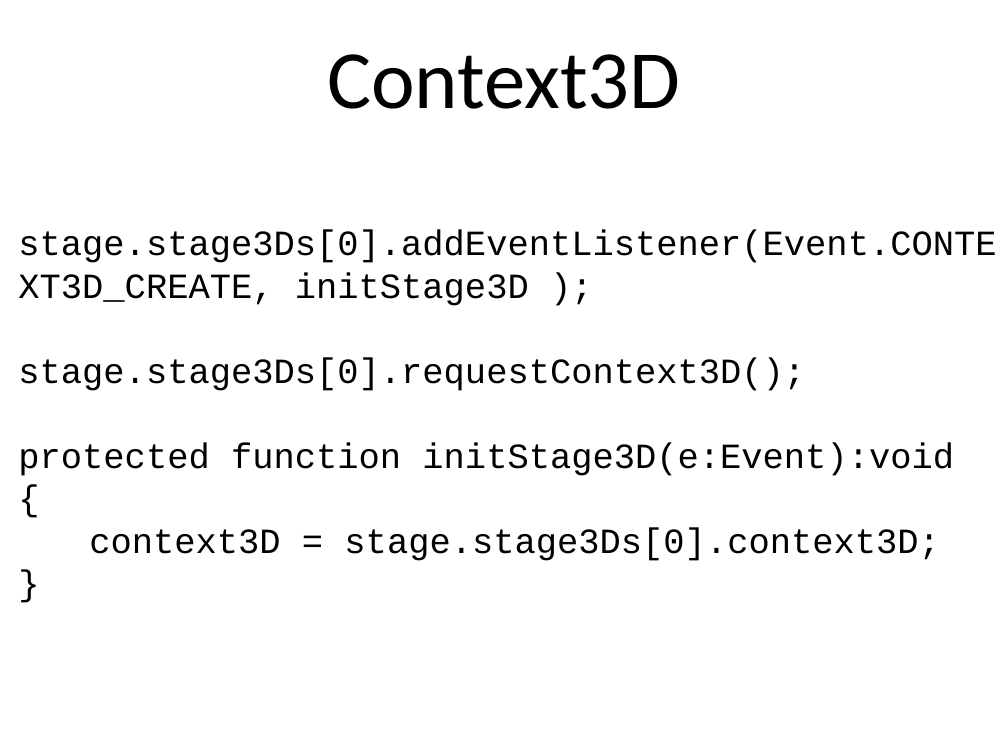
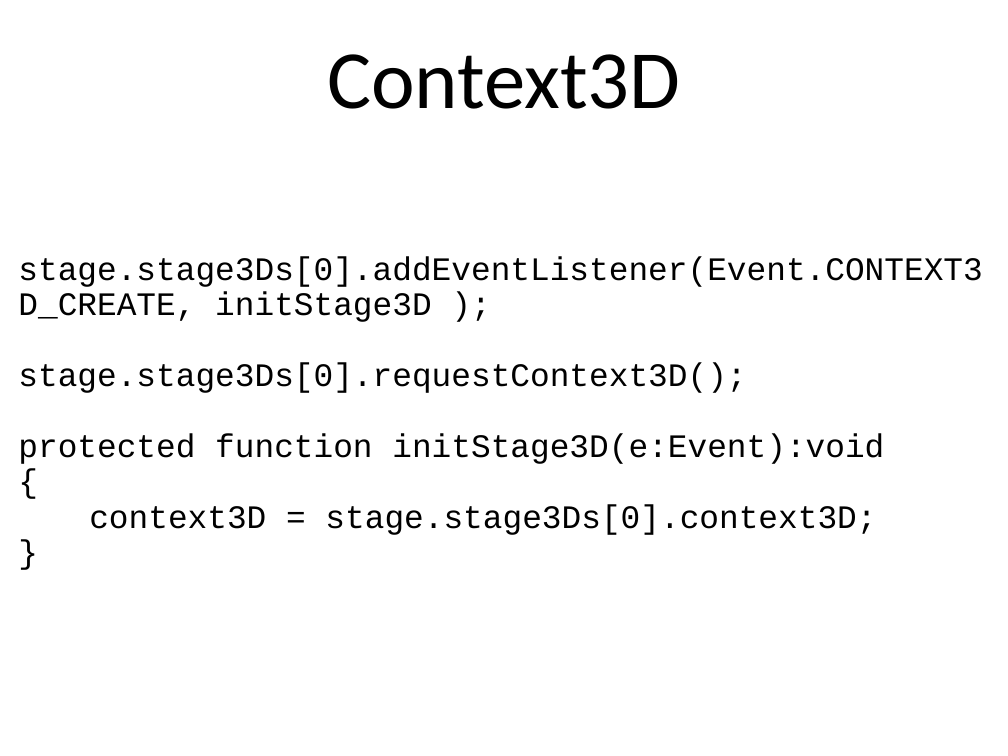
Before and after one commit to schadov/241m-lectures, a slide deck: slide 24 of Stage3D_2.ppt. Drawn at 1008x756 pixels with LibreOffice and Linux fonts; fonts in the diff are those of the drawing. Boxes give left, top, right and bottom in pixels: in the first picture for what was removed or moved away, otherwise in the second. Text is boxed around its words. In the diff, an @@ line names an element or a change of style, - is before the commit and + after.

Commit message:
stage3d fix

```diff
--- a/Stage3D_2.ppt
+++ b/Stage3D_2.ppt
@@ text "stage.stage3Ds[0].addEventListener(Event.CONTEXT3D_CREATE, i ..." at box(18, 256, 982, 535): size 36 to 33.3 pt; line spacing 1 to 0.9 @@
```
Also in this commit, not shown: 5 other slides changed, 7 slides added.
